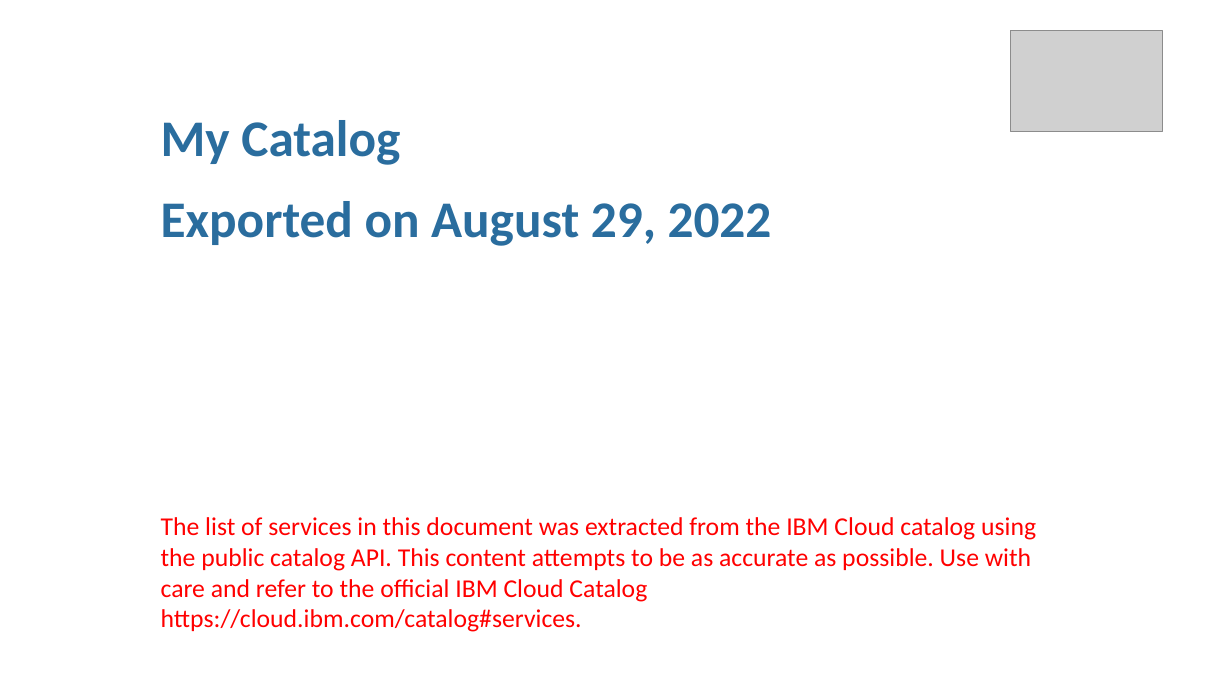
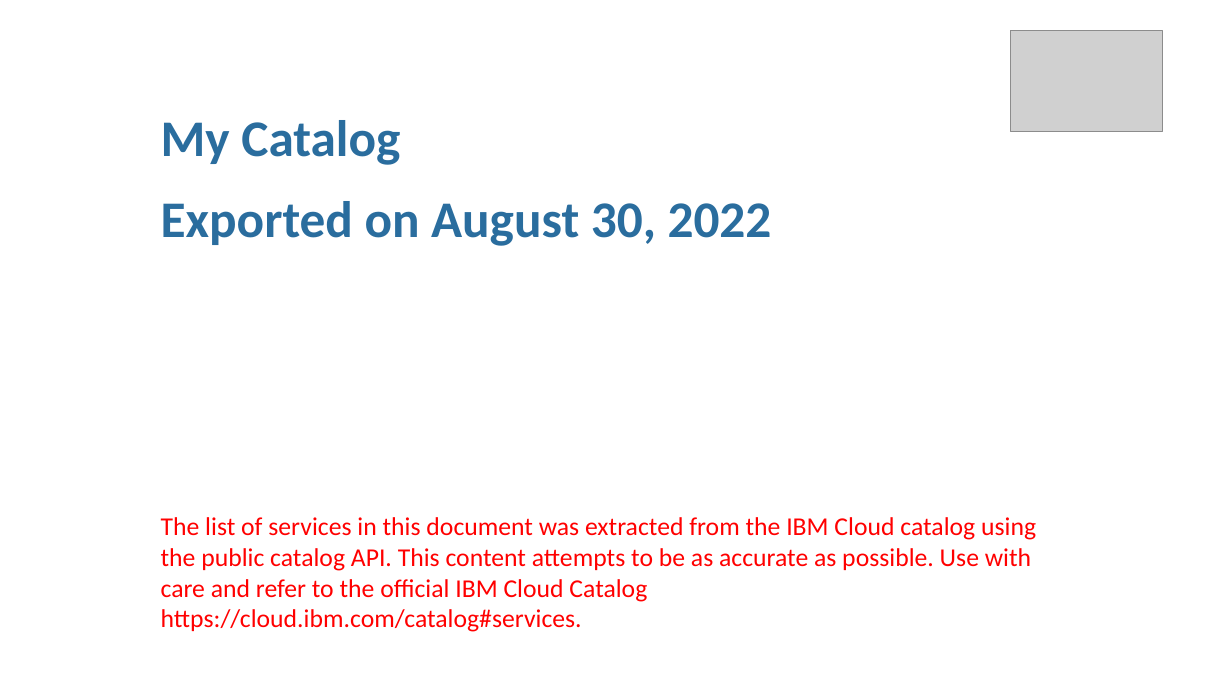
Before and after one commit to l2fprod/mycatalog, a slide deck: slide 1 of docs/generated/mycatalog.pptx. Drawn at 1232x693 pixels with LibreOffice and Linux fonts; fonts in the diff are those of the drawing; grey boxes stand for pictures. Boxes give left, top, right and bottom in pixels: in the first picture for what was removed or moved away, otherwise in the second. Text is boxed around its words. In the diff, an @@ line names an element or a change of style, - is before the commit and + after.

```diff
--- a/docs/generated/mycatalog.pptx
+++ b/docs/generated/mycatalog.pptx
@@ text at box(161, 201, 772, 246): text changed @@
-Exported on August 29, 2022
+Exported on August 30, 2022
```
Also in this commit, not shown: 6 other files.
